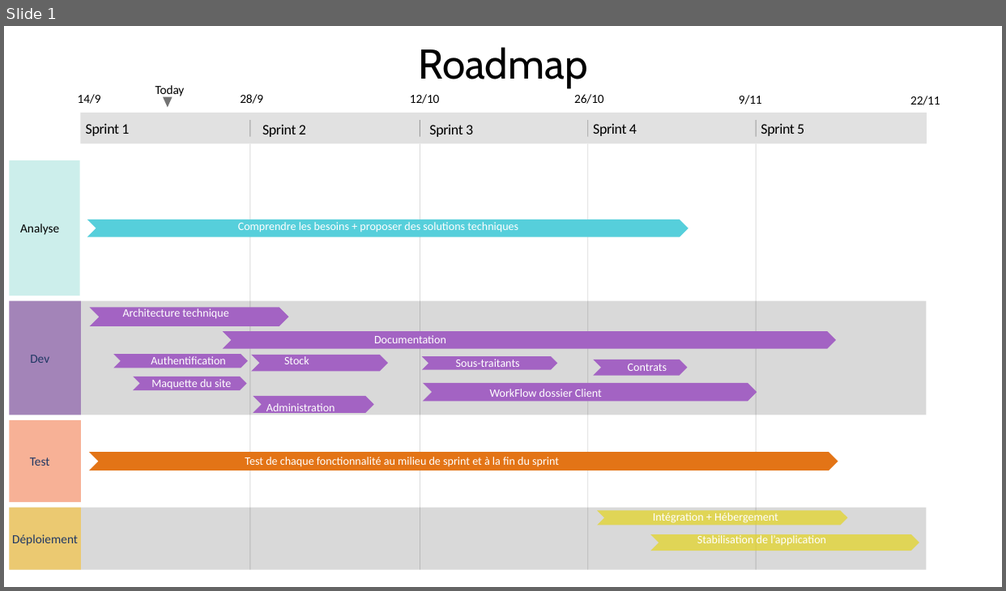
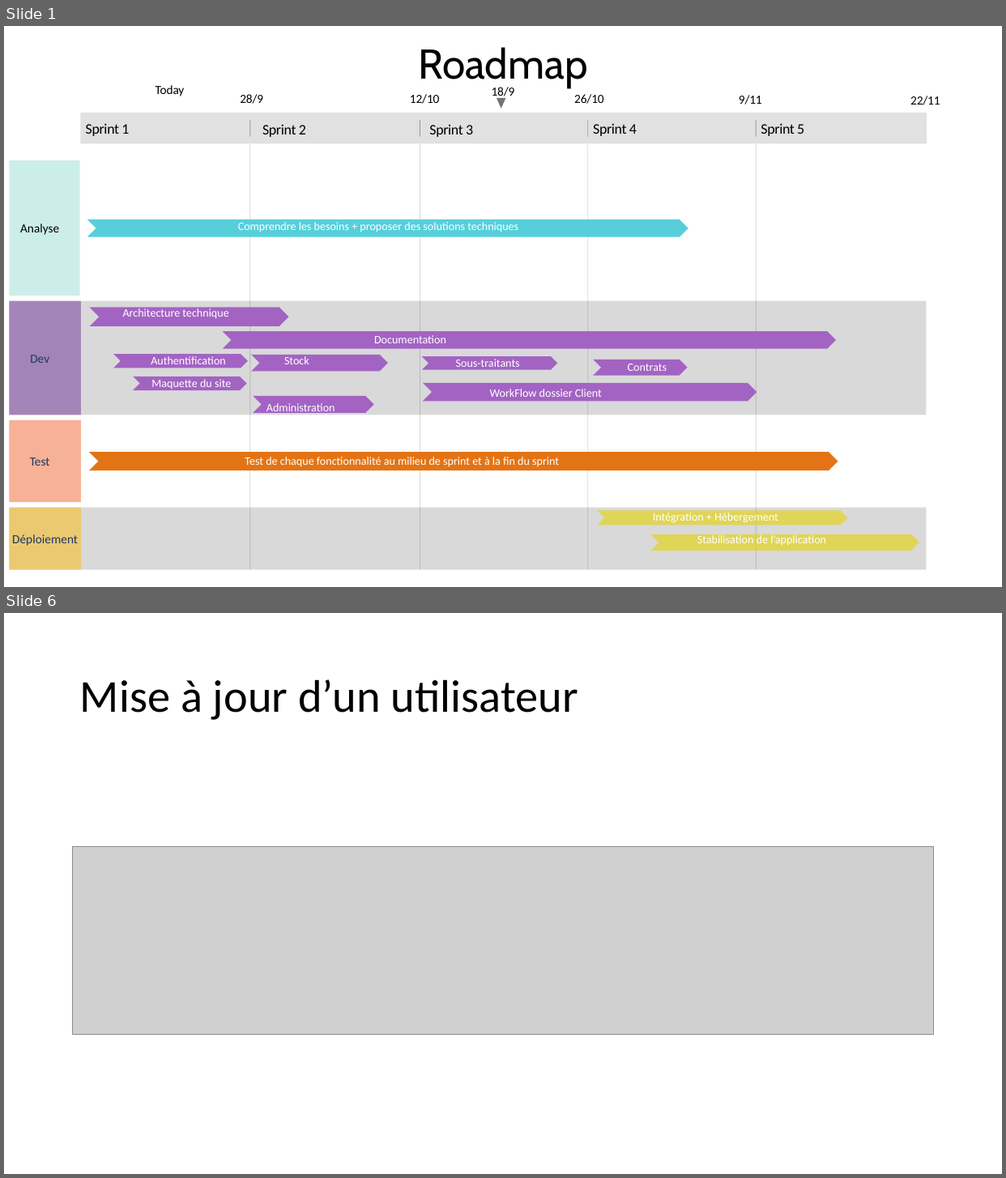
Before and after one commit to hech2030/Promes, a slide deck: Documentation/Roadmap.pptx. Shown one above the other, each under a label of ours: slide 1 before the commit, slides 1 and 6 after it; the slides between them are not shown. The pictures are 1006x591 and 1006x1178 pixels, drawn with LibreOffice and Linux fonts; fonts in the diff are those of the drawing; grey boxes stand for pictures. Boxes give left, top, right and bottom in pixels: in the first picture for what was removed or moved away, otherwise in the second. Text is boxed around its words. In the diff, an @@ line names an element or a change of style, - is before the commit and + after.

```diff
--- a/Documentation/Roadmap.pptx
+++ b/Documentation/Roadmap.pptx
@@ slide 6 added at (x1=4, y1=613, x2=1002, y2=1174), background #FFFFFF @@
@@ title added at (x1=80, y1=679, x2=578, y2=720), 44 pt, text #000000 @@
+Mise à jour d’un utilisateur
@@ picture added at (x1=73, y1=846, x2=934, y2=1034) @@
@@ slide 1 changed as well @@
@@ text at (x1=492, y1=87, x2=515, y2=100): text changed @@
-14/9
+18/9
@@ triangle moved from (x1=163, y1=97, x2=172, y2=108) to (x1=496, y1=98, x2=505, y2=109) @@
```
Also in this commit, not shown: 22 other slides added.
